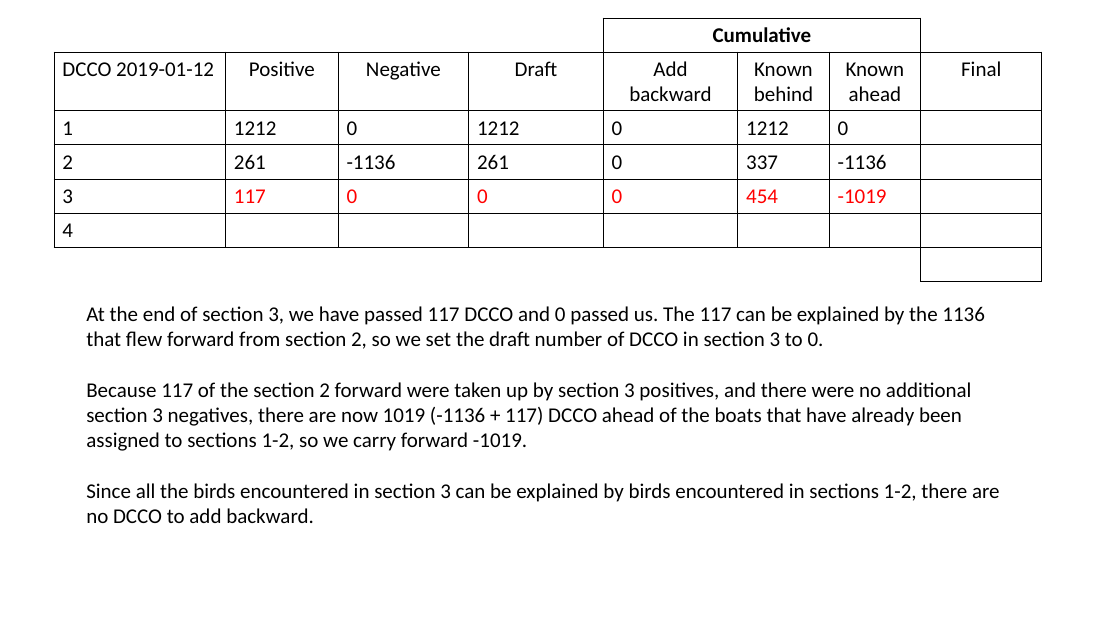
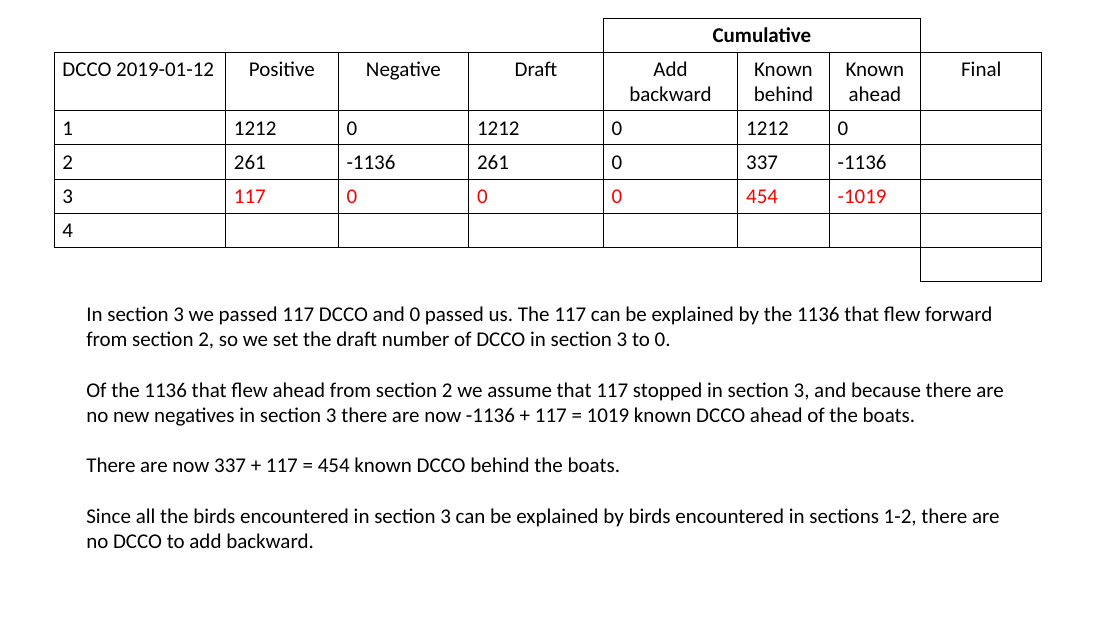
Before and after one commit to scottfjennings/ACR_waterbird_data_management, a slide deck: slide 16 of new_negative_logic_examples.pptx. Drawn at 1120x630 pixels with LibreOffice and Linux fonts; fonts in the diff are those of the drawing. Boxes give left, top, right and bottom in pixels: in the first picture for what was removed or moved away, otherwise in the second. Text is boxed around its words. In the diff, an @@ line names an element or a change of style, - is before the commit and + after.

```diff
--- a/new_negative_logic_examples.pptx
+++ b/new_negative_logic_examples.pptx
@@ text at [86, 306, 1004, 472]: text changed @@
-At the end of section 3, we have passed 117 DCCO and 0 passed us. The 117 can be explained by the 1136 that flew forward from section 2, so we set the draft number of DCCO in section 3 to 0.
-Because 117 of the section 2 forward were taken up by section 3 positives, and there were no additional section 3 negatives, there are now 1019 (-1136 + 117) DCCO ahead of the boats that have already been assigned to sections 1-2, so we carry forward -1019.
+In section 3 we passed 117 DCCO and 0 passed us. The 117 can be explained by the 1136 that flew forward from section 2, so we set the draft number of DCCO in section 3 to 0.
+Of the 1136 that flew ahead from section 2 we assume that 117 stopped in section 3, and because there are no new negatives in section 3 there are now -1136 + 117 = 1019 known DCCO ahead of the boats.
+There are now 337 + 117 = 454 known DCCO behind the boats.
```
Also in this commit, not shown: 19 other slides changed, 1 other file.
